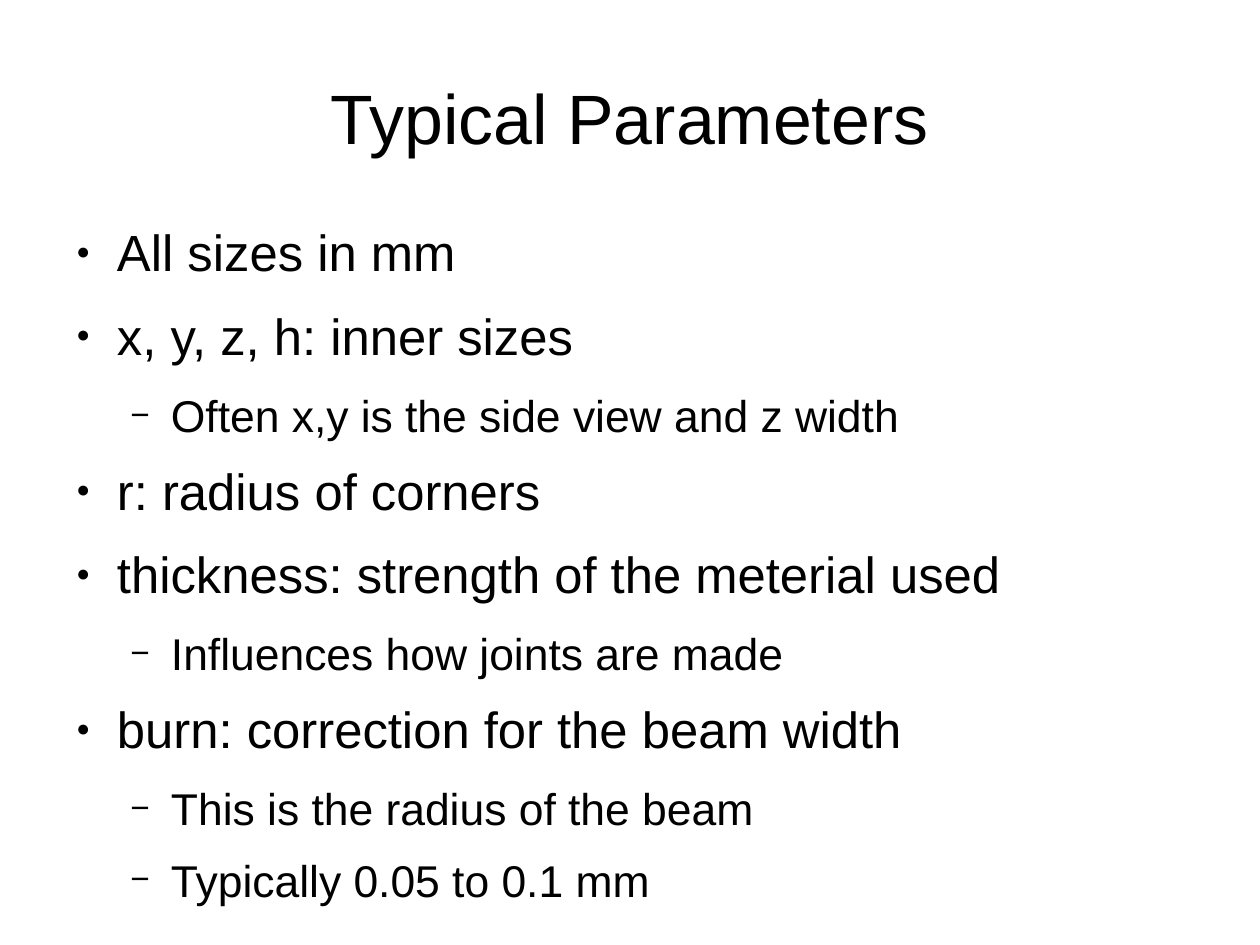
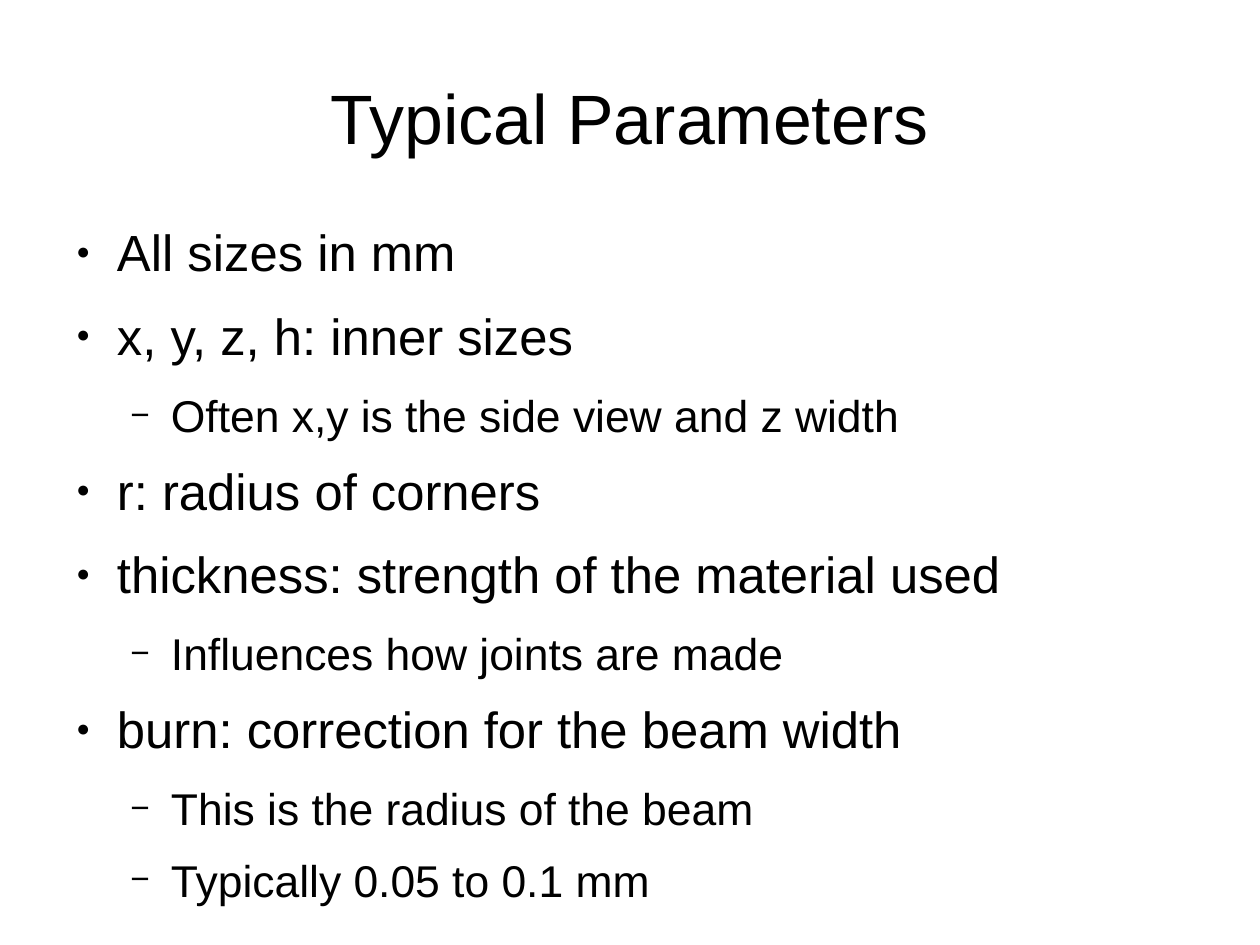
Before and after one commit to florianfesti/boxes, a slide deck: slide 27 of documentation/presentation.odp (slide 22 before the commit). Drawn at 1260x945 pixels with LibreOffice and Linux fonts; fonts in the diff are those of the drawing. Boxes give left, top, right and bottom in pixels: in the first picture for what was removed or moved away, otherwise in the second. Text is boxed around its words. In the diff, an @@ line names an element or a change of style, - is before the commit and + after.

```diff
--- a/documentation/presentation.odp
+++ b/documentation/presentation.odp
@@ text at (117,556,1000,604): text changed @@
-● thickness: strength of the meterial used
+● thickness: strength of the material used
```
Also in this commit, not shown: 8 other slides changed, 7 slides added.
